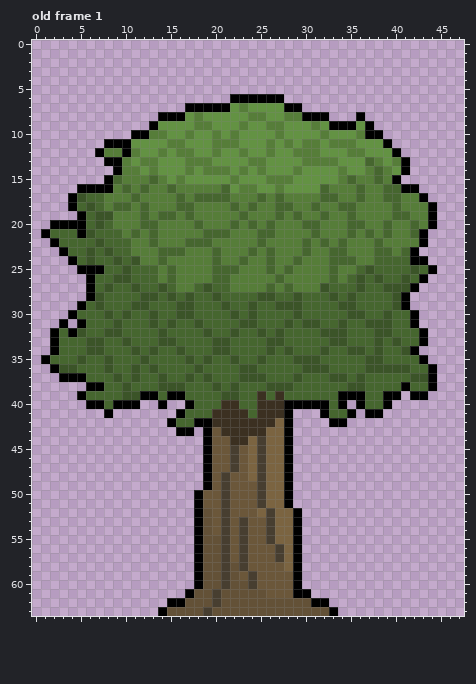
A pixel-art file gets an edit: src/unfinished/piskel files/static-objects/true-tree-a.aseprite. Above: the version before the commit.
48x64 pixels, 1 frame. Shown: old frame 1. The commit also changed other frames, which this record leaves out.
After the commit:
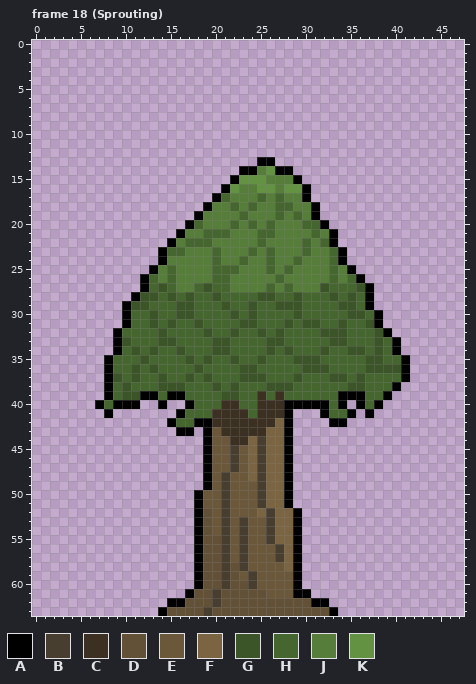
Palette (. is transparent): A #000000  B #473e30  C #3b3021  D #635137  E #6b573a  F #7b6441  G #3b5428  H #46662f  J #567d39  K #639243
A new or re-ordered frame is compared with the old frame closest to it.
Message: joyful tree now has sprout animation, locals say
The edit:
frames 1 -> 31
Changed rows in their new state; - is an unchanged pixel.
Frame 18 (Sprouting) is new; against old frame 1:
first column x 1:
 6 ---------------------......-----------------
 7 ----------------.............---------------
 8 -------------...................---.--------
 9 ------------.........................-------
10 ----------............................------
11 -------................................-----
12 ------..................................----
13 -------.................AA...............---
14 --------..............AA--AA.............---
15 -------..............A------A...........----
16 ----................A--------A............--
17 ---................A---------A.............-
18 ---...............A-----------A.............
19 ----.............A------------A.............
20 -...............A--------------A............
21 ...............A----------------A..........-
22 -.............A-----------------A..........-
23 --...........A-------------------A........--
24 ---..........A-------------------A.........-
25 ----........A---------------------A.........
26 -----......A-----------------------A.......-
27 -----......A------------------------A.....--
28 -----.....A-------------------------A....---
29 ----.....A--------------------------A....---
30 ---......A---------------------------A....--
31 --.-.....A---------------------------A....--
32 -.......A-----------------------------A....-
33 -.......A------------------------------A...-
34 -.......A------------------------------A..--
35 .......A--------------------------------A..-
36 -......A--------------------------------A...
37 --.....A--------------------------------A...
38 -----..A-------------------------------A....
39 ----...A-------------------------------.-..-
40 -----.-------------------------------A.-----
41 -------------------------------------.------
Pixel boxes of the changes (left, top, right, bottom) in both pictures:
changed: (41, 94, 437, 418)
